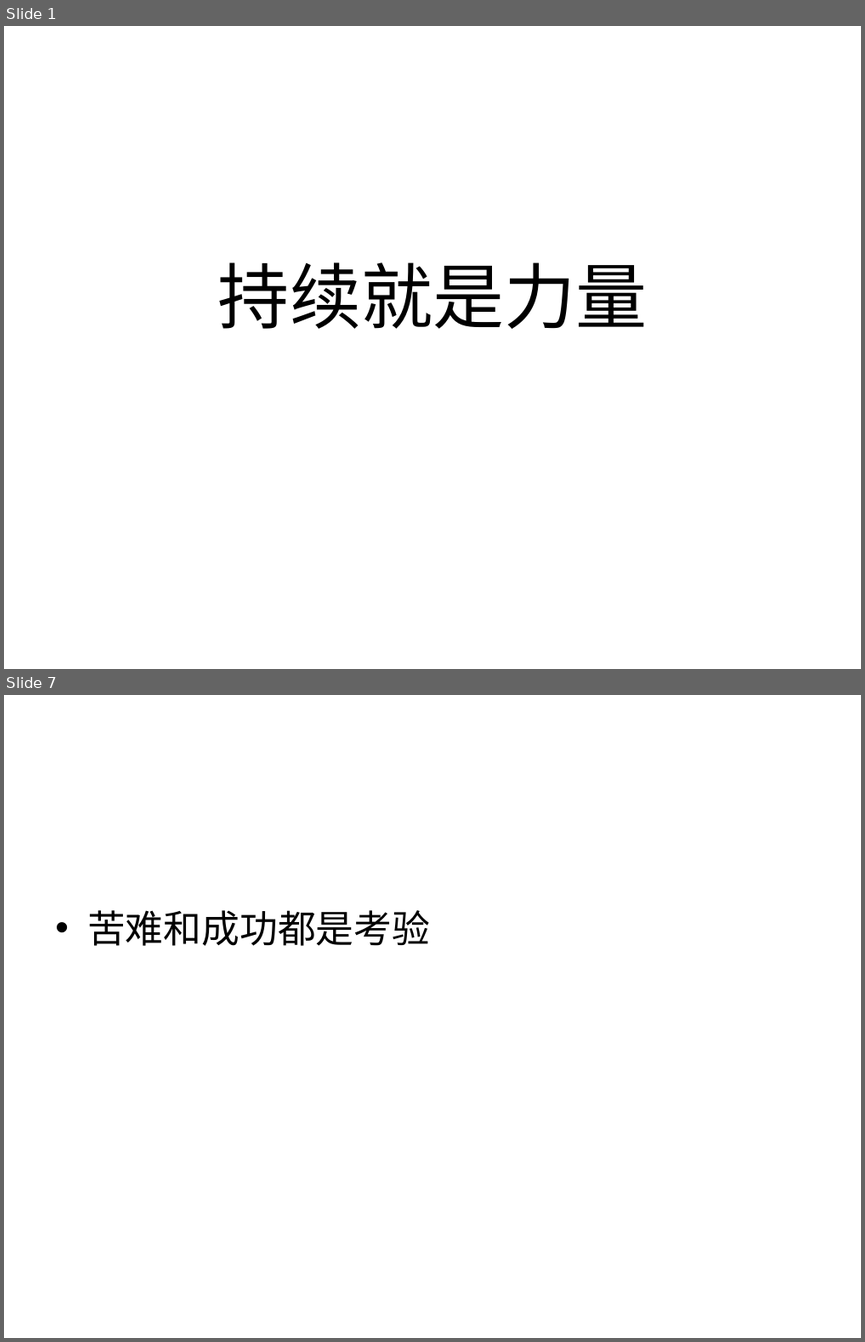
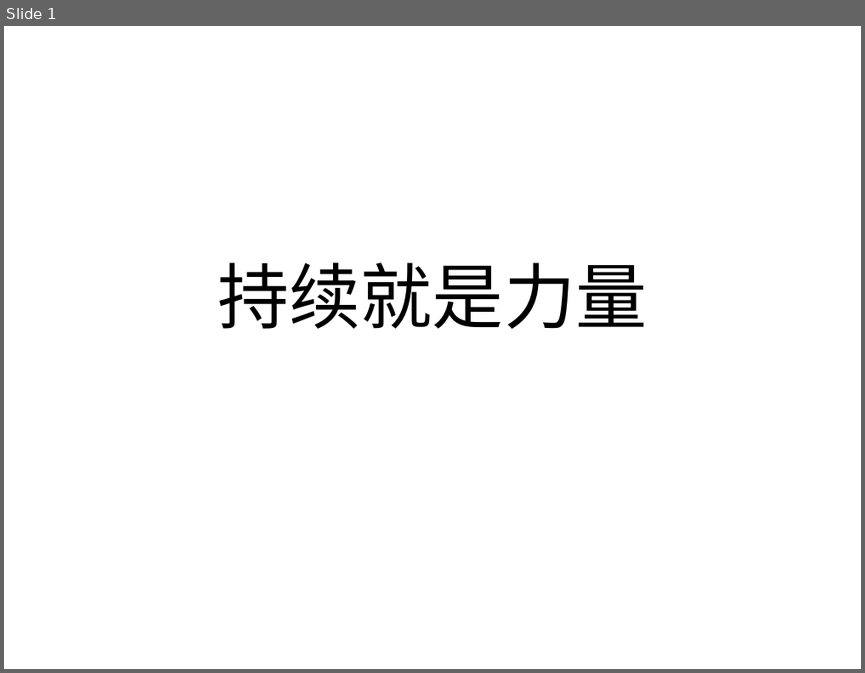
Before and after one commit to haolongzhangm/shell_my, a slide deck: unexeshell/tmp_use/bl.ppt. Shown one above the other, each under a label of ours: slides 1 and 7 before the commit, slide 1 after it; the slides between them are not shown. The pictures are 865x1342 and 865x673 pixels, drawn with LibreOffice and Linux fonts; fonts in the diff are those of the drawing. Boxes give left, top, right and bottom in pixels: in the first picture for what was removed or moved away, otherwise in the second. Text is boxed around its words. In the diff, an @@ line names an element or a change of style, - is before the commit and + after.

```diff
--- a/unexeshell/tmp_use/bl.ppt
+++ b/unexeshell/tmp_use/bl.ppt
@@ slide 7 removed at <box>4,695,861,1338</box>, background #FFFFFF @@
@@ text removed at <box>87,910,430,946</box> @@
-• 苦难和成功都是考验
```
Also in this commit, not shown: 2 slides changed, 6 other slides removed, 2 other files.
